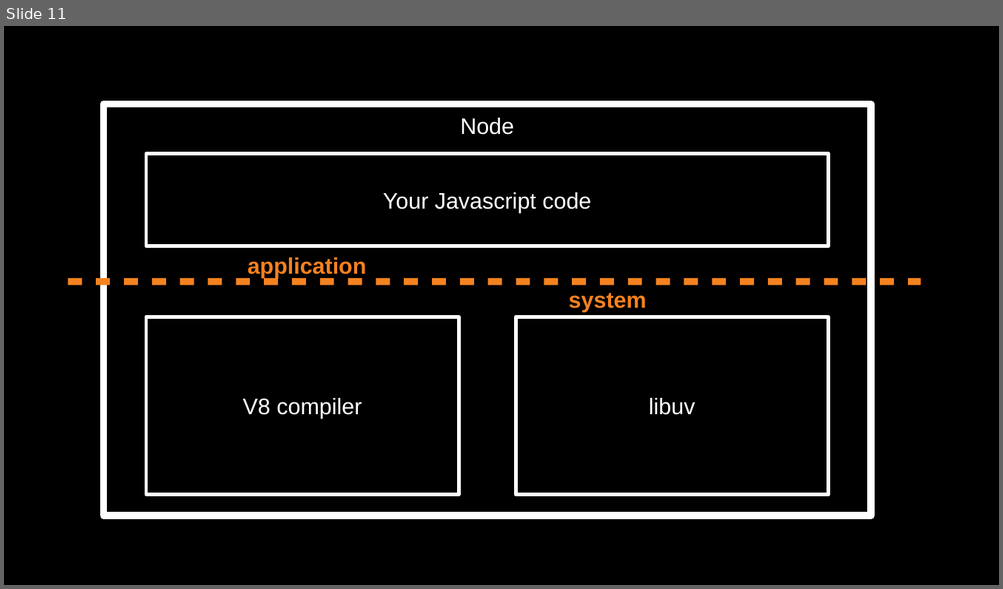
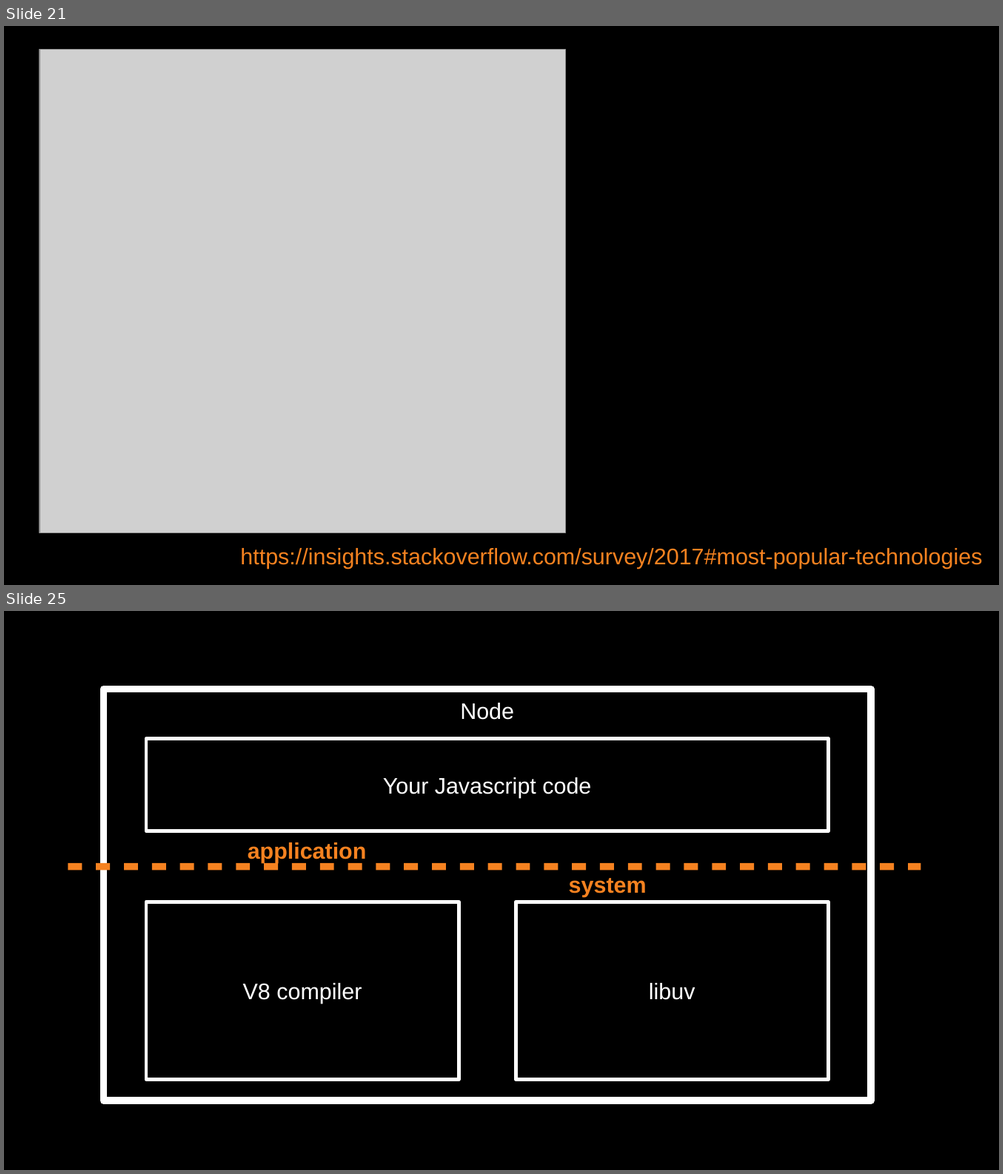
Before and after one commit to numical/jsacademy, a slide deck: session1/Talk1.odp. Shown one above the other, each under a label of ours: slide 11 before the commit, slides 21 and 25 after it; the slides between them are not shown. The pictures are 1003x589 and 1003x1174 pixels, drawn with LibreOffice and Linux fonts; fonts in the diff are those of the drawing; grey boxes stand for pictures. Boxes give left, top, right and bottom in pixels: in the first picture for what was removed or moved away, otherwise in the second. Text is boxed around its words. In the diff, an @@ line names an element or a change of style, - is before the commit and + after.

```diff
--- a/session1/Talk1.odp
+++ b/session1/Talk1.odp
@@ slide 21 added at <box>4,26,999,585</box>, background #000000 @@
@@ picture added at <box>40,50,566,533</box> @@
@@ text added at <box>240,548,982,569</box>, 18 pt, text #F58220 @@
+https://insights.stackoverflow.com/survey/2017#most-popular-technologies
@@ what was slide 11 is now slide 25 @@
```
Also in this commit, not shown: 5 slides changed, 17 other slides added, 2 other files.
